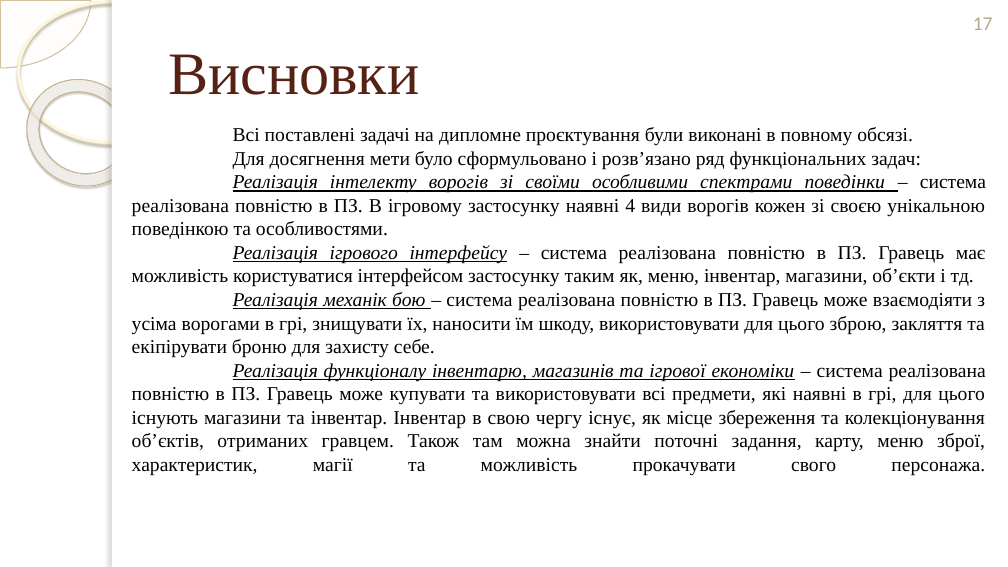
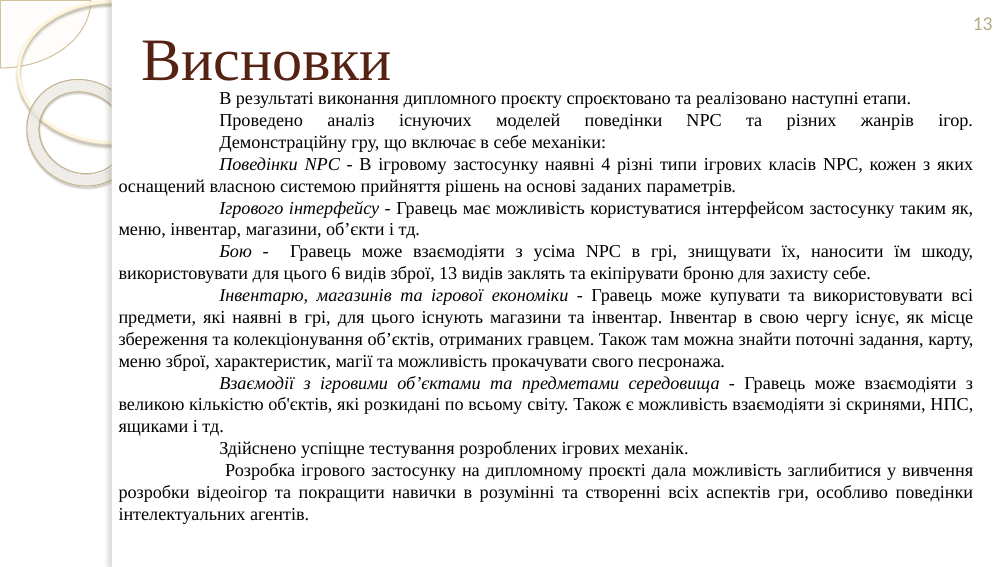
Before and after one commit to mcmcmax437/3D-RPG-Diploma-Thesis, a slide deck: slide 13 of Documents/Презентація/Презентація_Терешкович_ІТ-02_Захист.pptx (slide 17 before the commit). Drawn at 1008x567 pixels with LibreOffice and Linux fonts; fonts in the diff are those of the drawing; background and template pictures are left out. Boxes give left, top, right and bottom in pixels: in the first picture for what was removed or moved away, otherwise in the second. Text is boxed around its words. In the diff, an @@ line names an element or a change of style, - is before the commit and + after.

```diff
--- a/Documents/Презентація/Презентація_Терешкович_ІТ-02_Захист.pptx
+++ b/Documents/Презентація/Презентація_Терешкович_ІТ-02_Захист.pptx
@@ title "Висновки": place and size @@
-title "Висновки" at (168, 54, 419, 95)
+title "Висновки" at (141, 40, 392, 81)
@@ page number at (973, 17, 993, 30): text changed @@
-17
+13
@@ text at (119, 92, 974, 524): text changed; size 14 to 13 pt @@
-Всі поставлені задачі на дипломне проєктування були виконані в повному обсязі.
-Для досягнення мети було сформульовано і розв’язано ряд функціональних задач:
-Реалізація інтелекту ворогів зі своїми особливими спектрами поведінки – система реалізована повністю в ПЗ. В ігровому застосунку наявні 4 види ворогів кожен зі своєю унікальною поведінкою та особливостями.
-Реалізація ігрового інтерфейсу – система реалізована повністю в ПЗ. Гравець має можливість користуватися інтерфейсом застосунку таким як, меню, інвентар, магазини, об’єкти і тд.
-Реалізація механік бою – система реалізована повністю в ПЗ. Гравець може взаємодіяти з усіма ворогами в грі, знищувати їх, наносити їм шкоду, використовувати для цього зброю, закляття та екіпірувати броню для захисту себе.
-Реалізація функціоналу інвентарю, магазинів та ігрової економіки – система реалізована повністю в ПЗ. Гравець може купувати та використовувати всі предмети, які наявні в грі, для цього існують магазини та інвентар. Інвентар в свою чергу існує, як місце збереження та колекціонування об’єктів, отриманих гравцем. Також там можна знайти поточні задання, карту, меню зброї, характеристик, магії та можливість прокачувати свого персонажа.
+В результаті виконання дипломного проєкту спроєктовано та реалізовано наступні етапи.
+Проведено аналіз існуючих моделей поведінки NPC та різних жанрів ігор.
+Демонстраційну гру, що включає в себе механіки:
+Поведінки NPC - В ігровому застосунку наявні 4 різні типи ігрових класів NPC, кожен з яких оснащений власною системою прийняття рішень на основі заданих параметрів.
+Ігрового інтерфейсу - Гравець має можливість користуватися інтерфейсом застосунку таким як, меню, інвентар, магазини, об’єкти і тд.
+Бою - Гравець може взаємодіяти з усіма NPC в грі, знищувати їх, наносити їм шкоду, використовувати для цього 6 видів зброї, 13 видів заклять та екіпірувати броню для захисту себе.
+Інвентарю, магазинів та ігрової економіки - Гравець може купувати та використовувати всі предмети, які наявні в грі, для цього існують магазини та інвентар. Інвентар в свою чергу існує, як місце збереження та колекціонування об’єктів, отриманих гравцем. Також там можна знайти поточні задання, карту, меню зброї, характеристик, магії та можливість прокачувати свого песронажа.
+Взаємодії з ігровими об’єктами та предметами середовища - Гравець може взаємодіяти з великою кількістю об'єктів, які розкидані по всьому світу. Також є можливість взаємодіяти зі скринями, НПС, ящиками і тд.
+Здійснено успіщне тестування розроблених ігрових механік.
+Розробка ігрового застосунку на дипломному проєкті дала можливість заглибитися у вивчення розробки відеоігор та покращити навички в розумінні та створенні всіх аспектів гри, особливо поведінки інтелектуальних агентів.
```
Also in this commit, not shown: 6 other slides changed, 1 slide added, 5 slides removed, 22 other files.
